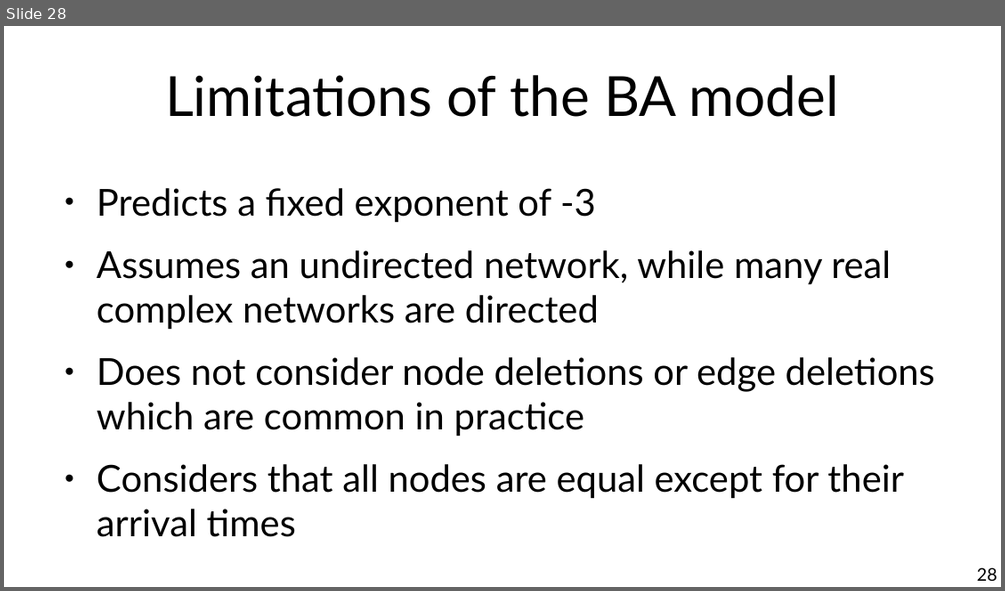
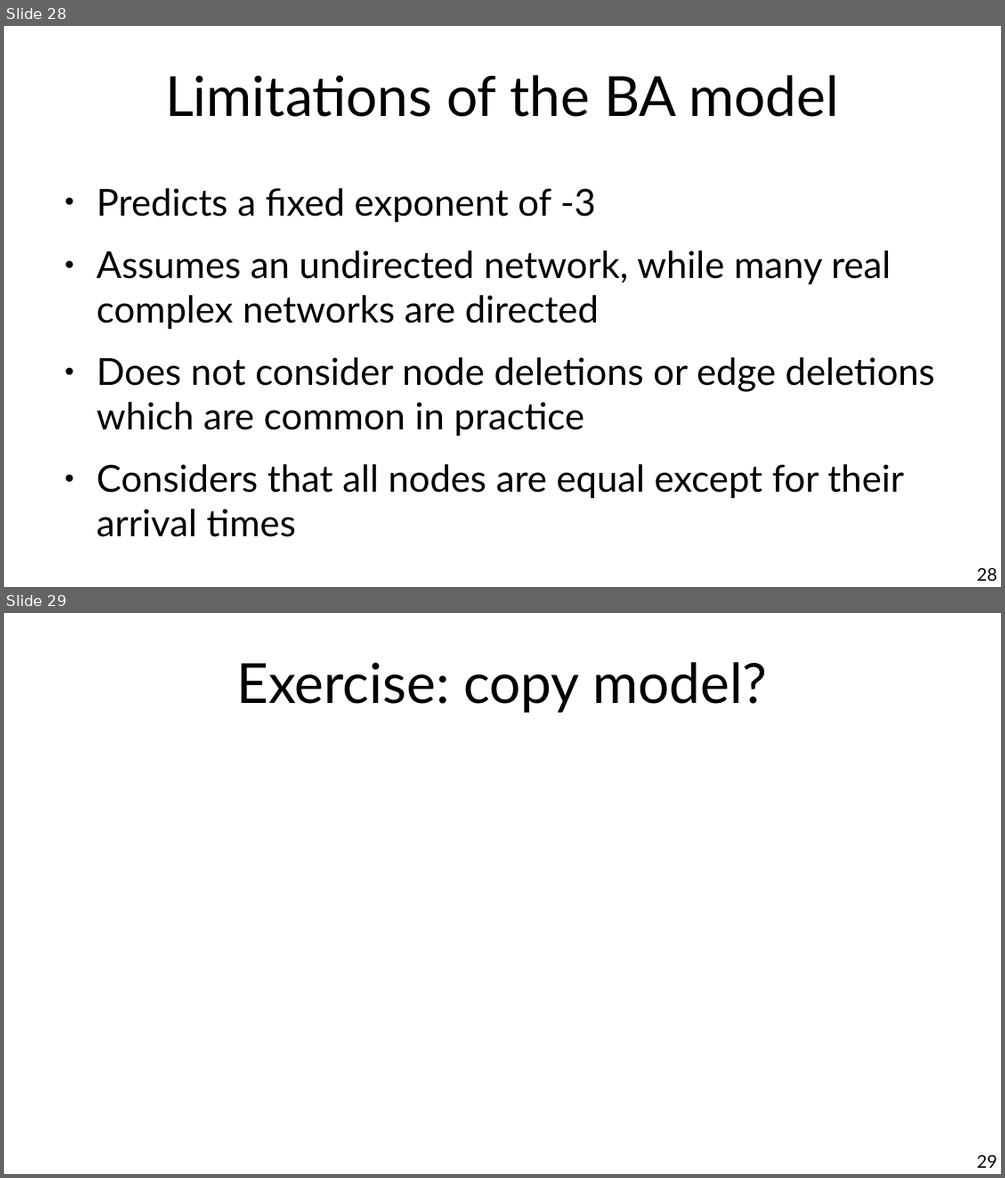
Before and after one commit to chatox/networks-science-course, a slide deck: theory/tt05_preferential_attachment.odp. Shown one above the other, each under a label of ours: slide 28 before the commit, slides 28 and 29 after it. The pictures are 1005x591 and 1005x1178 pixels, drawn with LibreOffice and Linux fonts; fonts in the diff are those of the drawing. Boxes give left, top, right and bottom in pixels: in the first picture for what was removed or moved away, otherwise in the second. Text is boxed around its words. In the diff, an @@ line names an element or a change of style, - is before the commit and + after.

Commit message:
Exercise?

```diff
--- a/theory/tt05_preferential_attachment.odp
+++ b/theory/tt05_preferential_attachment.odp
@@ slide 29 added at bbox=[4, 613, 1001, 1174], background #FFFFFF @@
@@ title added at bbox=[237, 662, 767, 713], 44 pt, text #000000 @@
+Exercise: copy model?
@@ page number added at bbox=[977, 1154, 997, 1167], 14 pt, text #000000 @@
+29
```
Also in this commit, not shown: 5 slides changed.
